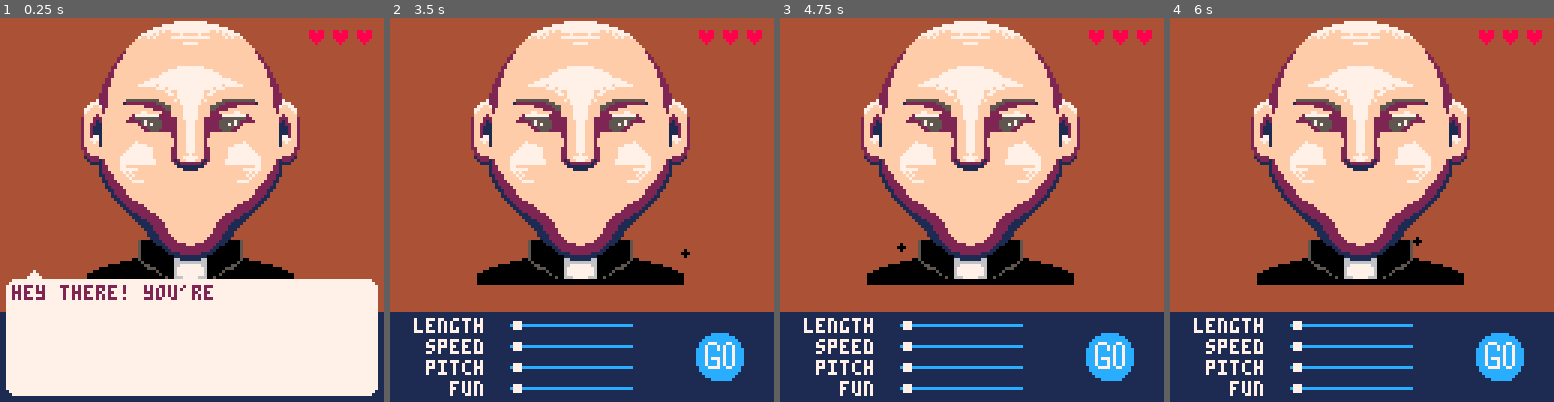
Above: before the commit, frames 1-4 (left to right).
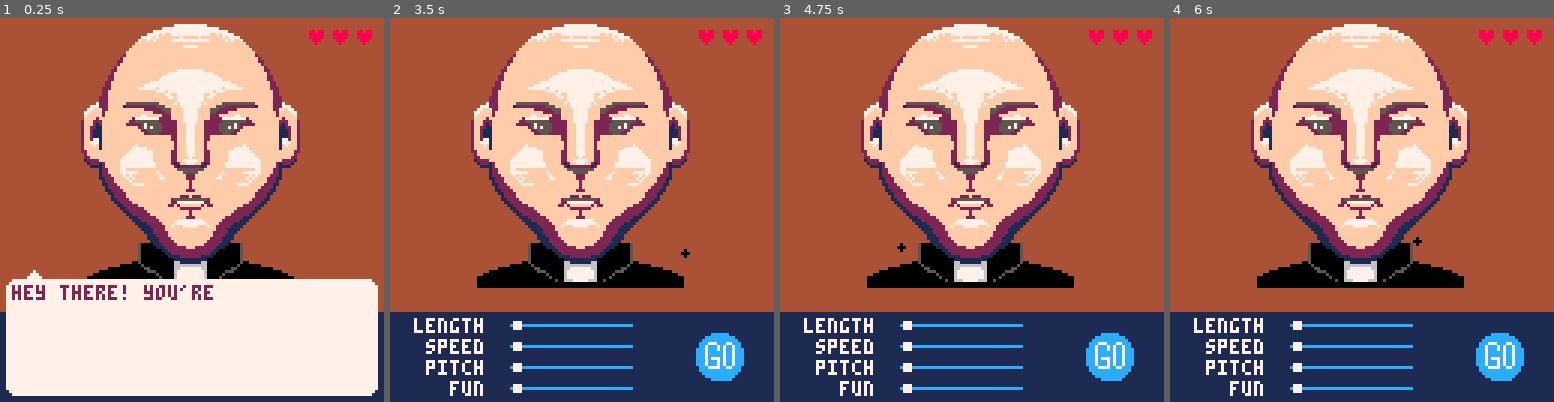
Above: after the commit, the same moments.

Repository: Alfie-Edwards/game-boys
Game: PICO-8 cartridge game.p8
Same seed, same stepped clock (60 frames per second), same inputs: the game is played once before the commit and once after it.
Inputs (mouse positions are in pixels of both pictures, inside the frame that each line leads up to):
- Up to frame 1 (0.25 s): no input
- Up to frame 2 (3.5 s): tap X (X key) at 0.33, 1.07, 1.85, 2.97 s; click (670, 121) at 0.67 s; tap O (Z key) at 0.7, 1.7, 2.1, 2.5, 2.9, 3.3 s; click (436, 267) at 1.22 s; click (497, 114) at 1.77 s; click (562, 259) at 2.32 s; click (624, 106) at 2.87 s; click (685, 256) at 3.42 s
- Up to frame 3 (4.75 s): tap O (Z key) at 3.7, 4.1, 4.5 s; click (841, 102) at 3.97 s; tap X (X key) at 4.08 s; click (902, 248) at 4.52 s
- Up to frame 4 (6 s): tap O (Z key) at 4.9, 5.3, 5.7 s; click (1354, 94) at 5.07 s; tap X (X key) at 5.2 s; click (1419, 244) at 5.62 s

The runs differ from the first frame. In frame 1, 6.2% of the frame differs, in the area x 21-79%, y 0-68%; in frame 2, 6.7%, in the area x 21-79%, y 0-71%; in frame 3, 6.7%; in frame 4, 6.7%.

Commit message:
drawing neutral mouth

Diff:
--- a/face.lua
+++ b/face.lua
@@ -111,6 +111,17 @@
 	draw_neutral_eyes_right(sprite_idx, head_right - tiles(3) - 3, head_top + tiles(3))
 end
 
+function draw_neutral_mouth_left(sprite_idx, x, y)
+	spr(sprite_idx, x, y, 2, 3, false, false)
+end
+function draw_neutral_mouth_right(sprite_idx, x, y)
+	spr(sprite_idx, x, y, 2, 3, true, false)
+end
+function draw_neutral_mouth(sprite_idx, head_bottom, head_left, head_right)
+	draw_neutral_mouth_left(sprite_idx, head_left + tiles(2), head_bottom - tiles(4))
+	draw_neutral_mouth_right(sprite_idx, head_right - tiles(4), head_bottom - tiles(4))
+end
+
 function draw_head(name)
 	-- TODO #temp
 	name = "priest"
@@ -122,7 +133,7 @@
 
 	local head_left = 64 - tiles(4)
 	local head_right = (64 - 1) + tiles(4)
-	local head_top = 1
+	local head_top = 2
 	local head_bottom = head_top + tiles(10)
 
 	-- base
@@ -138,5 +149,6 @@
 	draw_neutral_eyes(sprite_info[name].neutral_eyes_sprite,
 	                  head_top, head_left, head_right)
 
-	--
+	draw_neutral_mouth(sprite_info[name].neutral_mouth_sprite,
+	                   head_bottom, head_left, head_right)
 end
